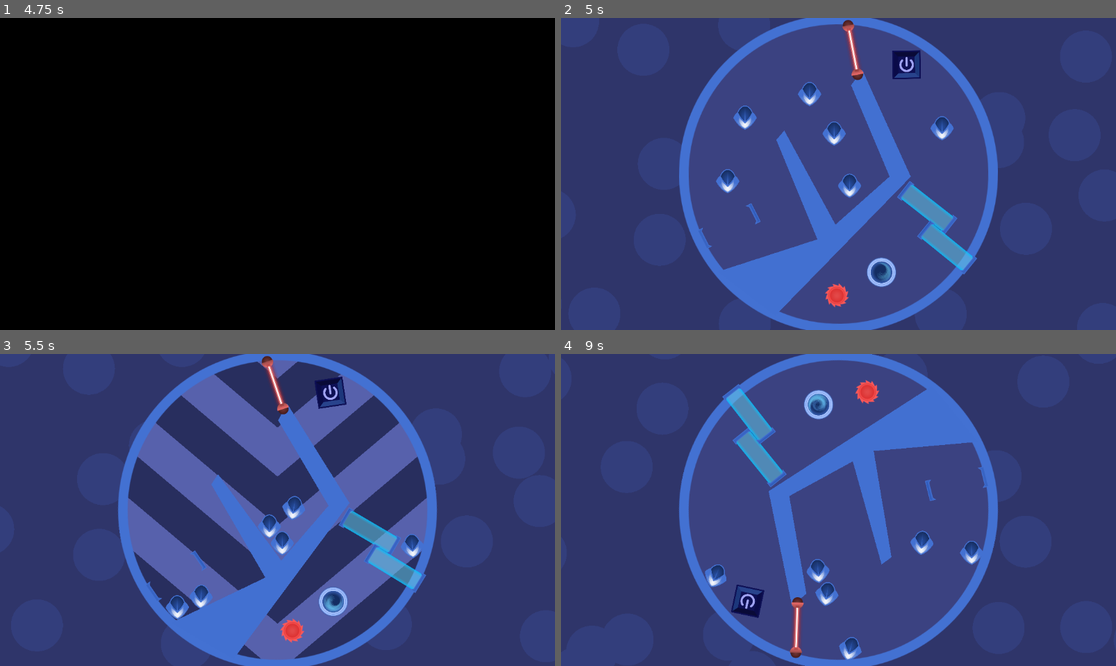
Above: before the commit, frames 1-4 (two rows, left to right).
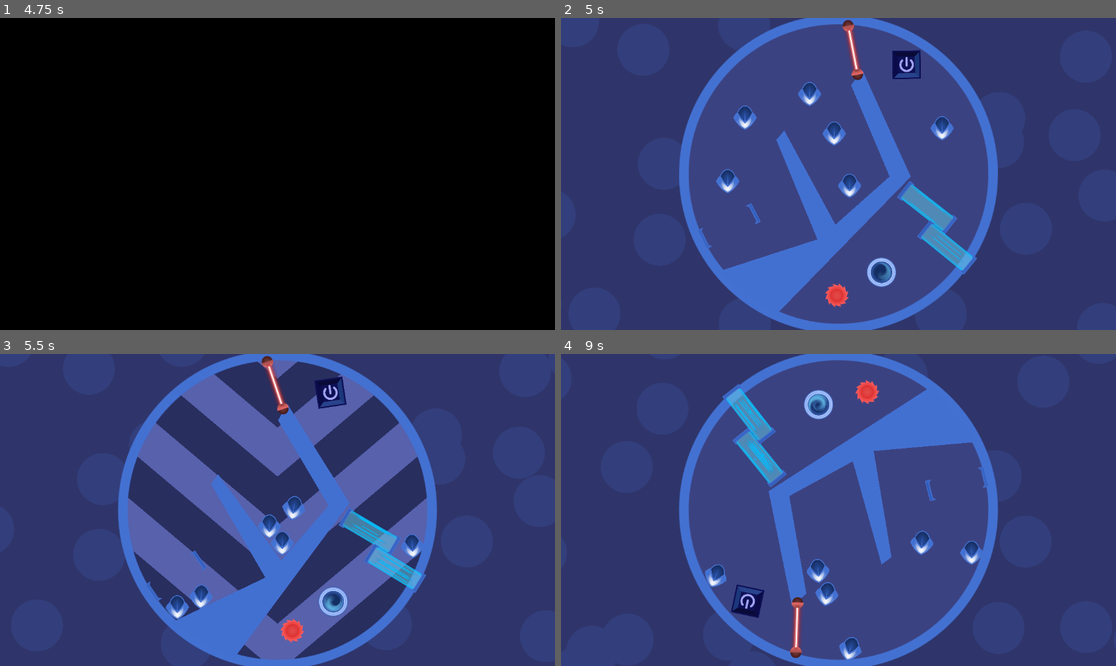
Above: after the commit, the same moments.

Repository: CE-Studio/gmtk-2023
Game: Godot game, scene res://TitleAssets/main_menu.tscn
Two runs of this game, one before a commit and one after it. Both use one fixed random seed, a clock stepped at 60 frames per second and the inputs below.
Inputs (mouse positions are in pixels of both pictures, inside the frame that each line leads up to):
- Up to frame 1 (4.75 s): click "PLAY" at 0.5 s; click "PLAY" at 1.25 s; move the mouse to (249, 236) at 2.02 s; hold D (game_move_right) 2.03-3.53 s; click (249, 236) at 2.17 s; move the mouse to (444, 220) at 2.77 s; move the mouse to (111, 127) at 3.52 s; hold A (game_move_left) from 3.53 s (still down); move the mouse to (305, 174) at 4.27 s; click (305, 174) at 4.42 s
- Up to frame 2 (5 s): keep holding A (game_move_left)
- Up to frame 3 (5.5 s): move the mouse to (194, 432) at 5.02 s; release A (game_move_left) at 5.03 s; hold Down (game_down) from 5.03 s (still down)
- Up to frame 4 (9 s): move the mouse to (960, 494) at 5.77 s; release Down (game_down) at 5.78 s; hold D (game_move_right) from 5.78 s (still down); move the mouse to (727, 525) at 6.52 s; click (727, 525) at 6.67 s; move the mouse to (894, 441) at 7.27 s; move the mouse to (810, 572) at 8.02 s; move the mouse to (1005, 556) at 8.77 s; click (1005, 556) at 8.92 s

Frame 1 is identical in both runs. In frame 2, less than 0.1% of the frame differs, in the area x 62-73%, y 55-78%; in frame 3, 0.2%; in frame 4, 0.3%, in the area x 31-39%, y 13-40%.

Commit message:
Field particles

Diff:
--- a/LevelAssets/door.gd
+++ b/LevelAssets/door.gd
@@ -4,12 +4,18 @@
 const APATH = "res://game components/door.tscn"
 var on = preload("res://LevelAssets/ForcefieldRectOn.svg")
 var off = preload("res://LevelAssets/ForcefieldRectOff.svg")
+@onready var particle1 = $CPUParticles2D
+@onready var particle2 = $CPUParticles2D2
 
 
 func switch(state:bool):
     if state:
         $AnimatableBody2D.process_mode = Node.PROCESS_MODE_INHERIT
         texture = on
+        particle1.emitting = true
+        particle2.emitting = true
     else:
         $AnimatableBody2D.process_mode = Node.PROCESS_MODE_DISABLED
         texture = off
+        particle1.emitting = false
+        particle2.emitting = false
--- a/LevelAssets/doorinv.gd
+++ b/LevelAssets/doorinv.gd
@@ -4,12 +4,18 @@
 const APATH = "res://game components/doorinv.tscn"
 var on = preload("res://LevelAssets/ForcefieldRectOn.svg")
 var off = preload("res://LevelAssets/ForcefieldRectOff.svg")
+@onready var particle1 = $CPUParticles2D
+@onready var particle2 = $CPUParticles2D2
 
 
 func switch(state:bool):
     if state:
         $AnimatableBody2D.process_mode = Node.PROCESS_MODE_DISABLED
         texture = off
+        particle1.emitting = false
+        particle2.emitting = false
     else:
         $AnimatableBody2D.process_mode = Node.PROCESS_MODE_INHERIT
         texture = on
+        particle1.emitting = true
+        particle2.emitting = true
--- a/game components/door.tscn
+++ b/game components/door.tscn
@@ -1,10 +1,15 @@
-[gd_scene load_steps=4 format=3 uid="uid://2tll22jia717"]
+[gd_scene load_steps=6 format=3 uid="uid://2tll22jia717"]
 
 [ext_resource type="Texture2D" uid="uid://cfjjs3c51dket" path="res://LevelAssets/ForcefieldRectOn.svg" id="1_trmrn"]
 [ext_resource type="Script" path="res://LevelAssets/door.gd" id="2_bclij"]
+[ext_resource type="Texture2D" uid="uid://c5645536eqt2q" path="res://LevelAssets/ForcefieldRectParticle.svg" id="3_3fxsq"]
 
 [sub_resource type="RectangleShape2D" id="RectangleShape2D_gnajt"]
 size = Vector2(250, 76)
+
+[sub_resource type="Curve" id="Curve_u0hf4"]
+_data = [Vector2(0, 0), 0.0, 5.82201, 0, 0, Vector2(0.239645, 1), 0.0, 0.0, 0, 0, Vector2(0.778107, 0.772727), -0.86252, 0.0, 0, 0, Vector2(1, 0), -5.24612, 0.0, 0, 0]
+point_count = 4
 
 [node name="door" type="Sprite2D" groups=["doorswitchable"]]
 scale = Vector2(0.5, 0.5)
@@ -18,3 +23,37 @@
 
 [node name="CollisionShape2D" type="CollisionShape2D" parent="AnimatableBody2D"]
 shape = SubResource("RectangleShape2D_gnajt")
+
+[node name="CPUParticles2D" type="CPUParticles2D" parent="."]
+position = Vector2(0, -10)
+amount = 5
+local_coords = true
+texture = ExtResource("3_3fxsq")
+emission_shape = 3
+emission_rect_extents = Vector2(1, 25)
+direction = Vector2(0, 1)
+gravity = Vector2(0, 0)
+initial_velocity_max = 15.0
+linear_accel_min = -10.0
+linear_accel_max = 10.0
+scale_amount_min = 0.75
+split_scale = true
+scale_curve_x = SubResource("Curve_u0hf4")
+scale_curve_y = null
+
+[node name="CPUParticles2D2" type="CPUParticles2D" parent="."]
+position = Vector2(0, 10)
+amount = 5
+local_coords = true
+texture = ExtResource("3_3fxsq")
+emission_shape = 3
+emission_rect_extents = Vector2(1, 25)
+direction = Vector2(0, -1)
+gravity = Vector2(0, 0)
+initial_velocity_max = 15.0
+linear_accel_min = -10.0
+linear_accel_max = 10.0
+scale_amount_min = 0.75
+split_scale = true
+scale_curve_x = SubResource("Curve_u0hf4")
+scale_curve_y = null
--- a/game components/doorinv.tscn
+++ b/game components/doorinv.tscn
@@ -1,10 +1,15 @@
-[gd_scene load_steps=4 format=3 uid="uid://3ashoidmjros"]
+[gd_scene load_steps=6 format=3 uid="uid://3ashoidmjros"]
 
 [ext_resource type="Texture2D" uid="uid://cvkd30cbn0le5" path="res://LevelAssets/ForcefieldRectOff.svg" id="1_nr11l"]
 [ext_resource type="Script" path="res://LevelAssets/doorinv.gd" id="2_qdvvn"]
+[ext_resource type="Texture2D" uid="uid://c5645536eqt2q" path="res://LevelAssets/ForcefieldRectParticle.svg" id="3_46dy1"]
 
 [sub_resource type="RectangleShape2D" id="RectangleShape2D_gnajt"]
 size = Vector2(250, 76)
+
+[sub_resource type="Curve" id="Curve_scfxh"]
+_data = [Vector2(0, 0), 0.0, 5.82201, 0, 0, Vector2(0.239645, 1), 0.0, 0.0, 0, 0, Vector2(0.778107, 0.772727), -0.86252, 0.0, 0, 0, Vector2(1, 0), -5.24612, 0.0, 0, 0]
+point_count = 4
 
 [node name="door" type="Sprite2D" groups=["doorswitchable"]]
 scale = Vector2(0.5, 0.5)
@@ -19,3 +24,39 @@
 
 [node name="CollisionShape2D" type="CollisionShape2D" parent="AnimatableBody2D"]
 shape = SubResource("RectangleShape2D_gnajt")
+
+[node name="CPUParticles2D" type="CPUParticles2D" parent="."]
+position = Vector2(0, -10)
+emitting = false
+amount = 5
+local_coords = true
+texture = ExtResource("3_46dy1")
+emission_shape = 3
+emission_rect_extents = Vector2(1, 25)
+direction = Vector2(0, 1)
+gravity = Vector2(0, 0)
+initial_velocity_max = 15.0
+linear_accel_min = -10.0
+linear_accel_max = 10.0
+scale_amount_min = 0.75
+split_scale = true
+scale_curve_x = SubResource("Curve_scfxh")
+scale_curve_y = null
+
+[node name="CPUParticles2D2" type="CPUParticles2D" parent="."]
+position = Vector2(0, 10)
+emitting = false
+amount = 5
+local_coords = true
+texture = ExtResource("3_46dy1")
+emission_shape = 3
+emission_rect_extents = Vector2(1, 25)
+direction = Vector2(0, -1)
+gravity = Vector2(0, 0)
+initial_velocity_max = 15.0
+linear_accel_min = -10.0
+linear_accel_max = 10.0
+scale_amount_min = 0.75
+split_scale = true
+scale_curve_x = SubResource("Curve_scfxh")
+scale_curve_y = null
--- /dev/null
+++ b/levels/firstField.json
@@ -0,0 +1,216 @@
+{
+  "cycle": 0,
+  "geom": [
+    [
+      -320,
+      44
+    ],
+    [
+      -194,
+      44
+    ],
+    [
+      -195,
+      157
+    ],
+    [
+      -95,
+      156
+    ],
+    [
+      -96,
+      43
+    ],
+    [
+      315,
+      43
+    ],
+    [
+      318,
+      1
+    ],
+    [
+      310,
+      -64
+    ],
+    [
+      100,
+      -64
+    ],
+    [
+      99,
+      -163
+    ],
+    [
+      1,
+      -163
+    ],
+    [
+      1,
+      -65
+    ],
+    [
+      -310,
+      -66
+    ],
+    [
+      -297,
+      -107
+    ],
+    [
+      -281,
+      -141
+    ],
+    [
+      -264,
+      -173
+    ],
+    [
+      -244,
+      -202
+    ],
+    [
+      -220,
+      -229
+    ],
+    [
+      -185,
+      -259
+    ],
+    [
+      -120,
+      -297
+    ],
+    [
+      -61,
+      -314
+    ],
+    [
+      59,
+      -318
+    ],
+    [
+      130,
+      -295
+    ],
+    [
+      222,
+      -235
+    ],
+    [
+      254,
+      -199
+    ],
+    [
+      295,
+      -140
+    ],
+    [
+      316,
+      -79
+    ],
+    [
+      324,
+      -34
+    ],
+    [
+      327,
+      14
+    ],
+    [
+      319,
+      69
+    ],
+    [
+      270,
+      177
+    ],
+    [
+      228,
+      229
+    ],
+    [
+      160,
+      281
+    ],
+    [
+      83,
+      311
+    ],
+    [
+      -65,
+      313
+    ],
+    [
+      -171,
+      272
+    ],
+    [
+      -228,
+      228
+    ],
+    [
+      -275,
+      167
+    ],
+    [
+      -310,
+      95
+    ],
+    [
+      -318,
+      57
+    ]
+  ],
+  "items": [
+    {
+      "pos": [
+        -43,
+        -14
+      ],
+      "rot": 1.57079637050629,
+      "type": "res://game components/door.tscn"
+    },
+    {
+      "pos": [
+        146,
+        -10
+      ],
+      "rot": 1.55334305763245,
+      "type": "res://game components/doorinv.tscn"
+    },
+    {
+      "pos": [
+        -146,
+        103
+      ],
+      "rot": 0,
+      "type": "res://game components/button.tscn"
+    },
+    {
+      "pos": [
+        50,
+        -116
+      ],
+      "rot": 0,
+      "type": "res://game components/button.tscn"
+    },
+    {
+      "pos": [
+        264,
+        -12
+      ],
+      "rot": 0,
+      "type": "res://game components/Goal.tscn"
+    },
+    {
+      "pos": [
+        -262,
+        -9
+      ],
+      "rot": 0,
+      "type": "res://game components/player.tscn"
+    }
+  ],
+  "name": "firstField"
+}
